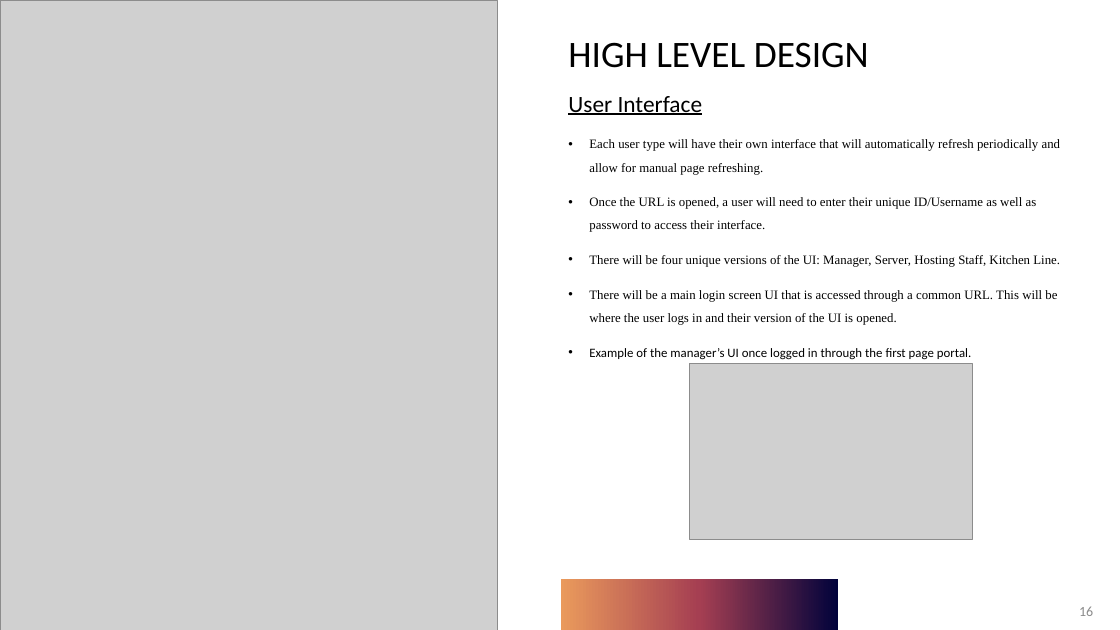
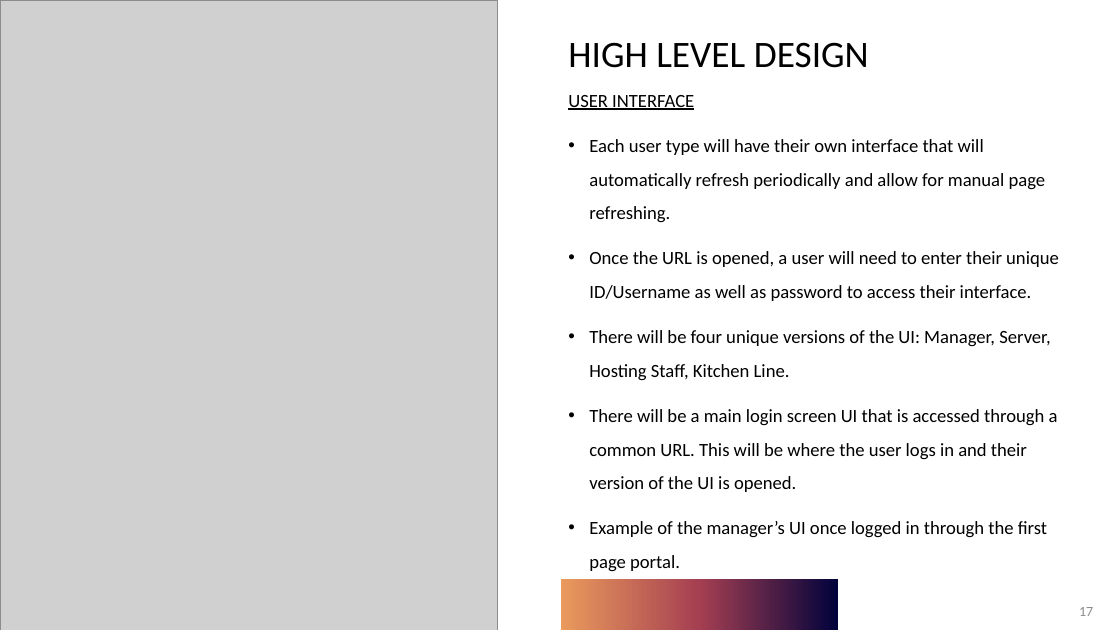
Before and after one commit to KL-3/CentRes, a slide deck: slide 17 of CentRes.pptx (slide 16 before the commit). Drawn at 1120x630 pixels with LibreOffice and Linux fonts; fonts in the diff are those of the drawing; grey boxes stand for pictures. Boxes give left, top, right and bottom in pixels: in the first picture for what was removed or moved away, otherwise in the second. Text is boxed around its words. In the diff, an @@ line names an element or a change of style, - is before the commit and + after.

Commit message:
First draft, final update.
Changed font to be uniform.

```diff
--- a/CentRes.pptx
+++ b/CentRes.pptx
@@ text at [568,95,694,110]: text changed; size 20 to 16 pt @@
-User Interface
+USER INTERFACE
@@ text at [589,139,1059,572]: size 11 to 16 pt; font Times New Roman to Calibri in "Each user type will have their own ...", "Once the URL is opened, a user ...", "There will be four unique versions of ...", "There will be a main login screen ..." @@
@@ picture removed at [689,364,973,539] @@
@@ page number at [1079,607,1093,616]: text changed @@
-16
+17
```
Also in this commit, not shown: 15 other slides changed, 2 slides added.
